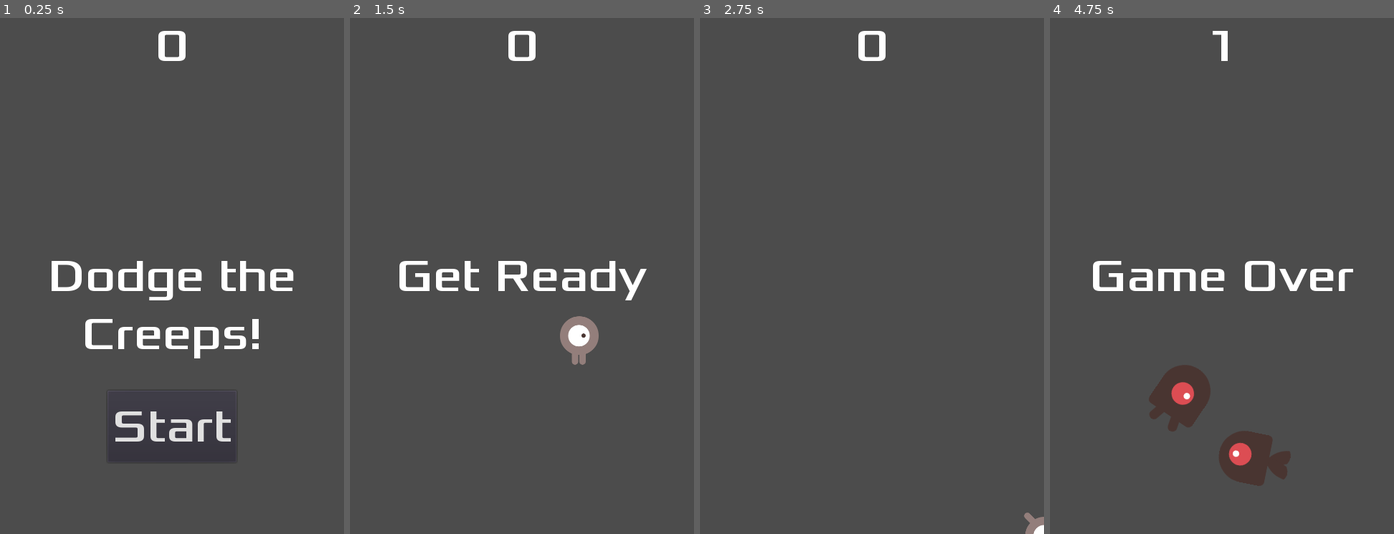
Above: before the commit, frames 1-4 (left to right).
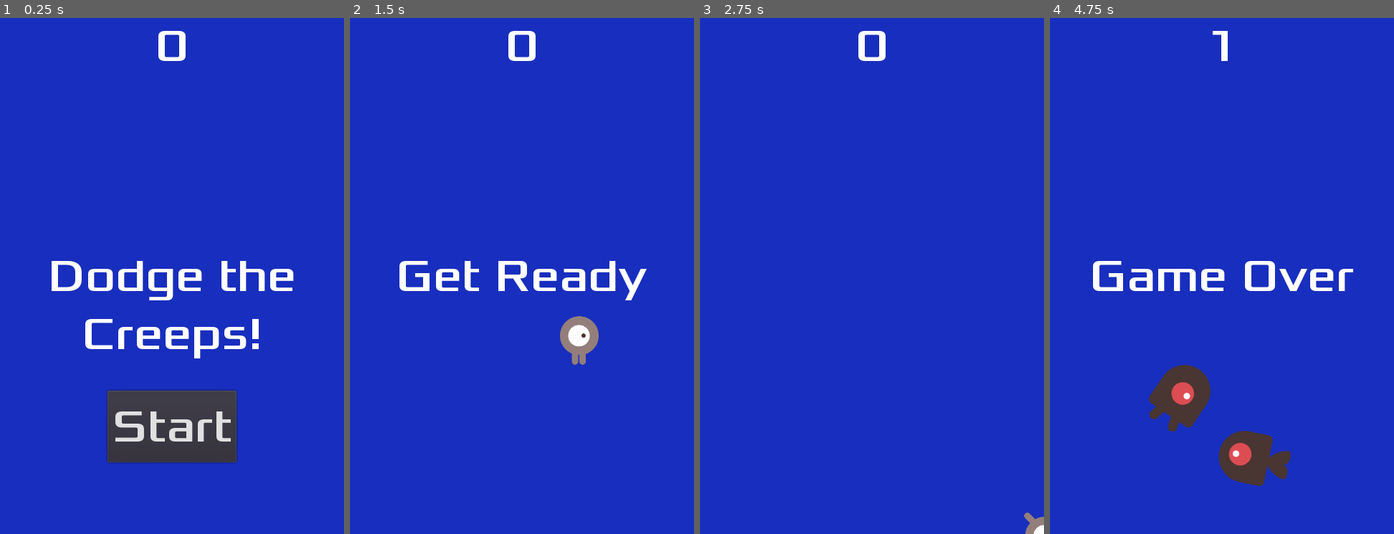
Above: after the commit, the same moments.

Repository: MaeIg/GodotTutorial
Game: Godot game, scene res://scenes/Main.tscn
Two runs of this game, one before a commit and one after it. Both use one fixed random seed, a clock stepped at 60 frames per second and the inputs below.
Inputs:
- Up to frame 1 (0.25 s): no input
- Up to frame 2 (1.5 s): click "Start" at 0.5 s; tap Enter at 1.25 s; hold D (move_right) from 1.28 s (still down)
- Up to frame 3 (2.75 s): release D (move_right) at 2.03 s; hold S (move_down) from 2.03 s (still down)
- Up to frame 4 (4.75 s): release S (move_down) at 2.78 s; hold D (move_right) 2.78-3.53 s; hold Z (move_up) 3.53-4.28 s; hold Q (move_left) from 4.28 s (still down)

The runs differ from the first frame. In frame 1, 92% of the frame differs, in the area x 0-100%, y 0-100%; in frame 2, 97%; in frame 3, 100%; in frame 4, 95%.

Commit message:
feat(2d): add background color

Diff:
--- a/2d/scenes/Main.tscn
+++ b/2d/scenes/Main.tscn
@@ -13,6 +13,13 @@
 [node name="Main" type="Node"]
 script = ExtResource( 2 )
 mob_scene = ExtResource( 3 )
+
+[node name="ColorRect" type="ColorRect" parent="."]
+anchor_right = 1.0
+anchor_bottom = 1.0
+margin_right = 40.0
+margin_bottom = 40.0
+color = Color( 0.0980392, 0.184314, 0.74902, 1 )
 
 [node name="Player" parent="." instance=ExtResource( 1 )]
 
